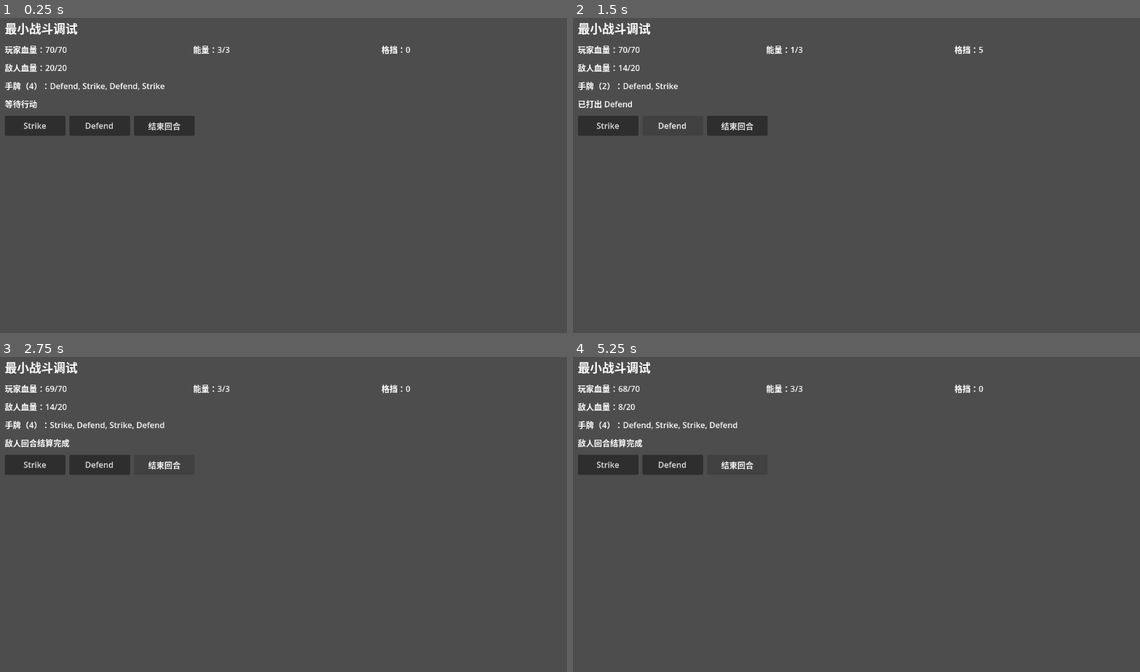
Above: before the commit, frames 1-4 (two rows, left to right).
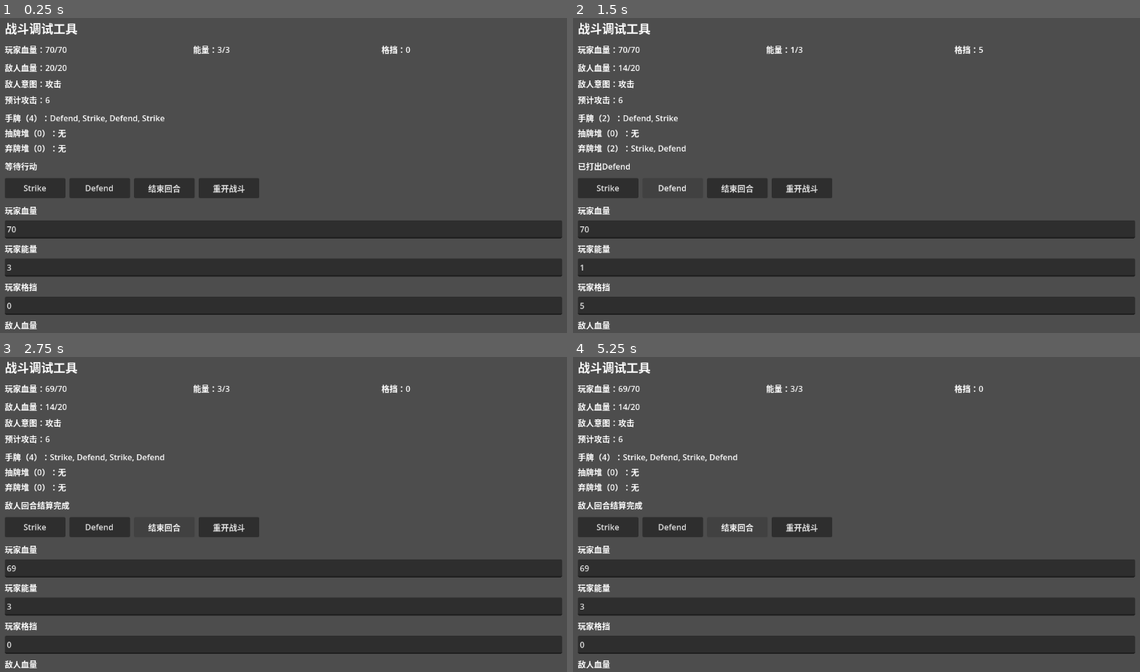
Above: after the commit, the same moments.

Repository: jxqxn/Godot-Game
Game: Godot game, scene res://scenes/stm/battle_debug_scene.tscn
The game is run twice, just before and just after one commit, with the same random seed, the same clock (stepped at 60 frames per second) and the same inputs.
Inputs (mouse positions are in pixels of both pictures, inside the frame that each line leads up to):
- Up to frame 1 (0.25 s): no input
- Up to frame 2 (1.5 s): click "Strike" at 0.5 s; click "Defend" at 1.25 s
- Up to frame 3 (2.75 s): click "结束回合" at 2 s
- Up to frame 4 (5.25 s): click (799, 527) at 2.75 s, where only the run after the commit has a clickable "重开战斗"; click "Strike" at 3.5 s; click "Defend" at 4.25 s; click "结束回合" at 5 s

The runs differ from the first frame. In frame 1, 23% of the frame differs, in the area x 0-100%, y 1-99%; in frame 2, 22%; in frame 3, 22%; in frame 4, 22%.

Commit message:
feat(debug): expand battle debug tool surface

Diff:
--- a/scripts/stm/debug/battle_debug_scene.gd
+++ b/scripts/stm/debug/battle_debug_scene.gd
@@ -17,11 +17,25 @@
 var energy_label: Label
 var block_label: Label
 var enemy_hp_label: Label
+var enemy_intent_label: Label
+var enemy_attack_label: Label
 var hand_label: Label
+var draw_pile_label: Label
+var discard_pile_label: Label
 var status_label: Label
 var strike_button: Button
 var defend_button: Button
 var end_turn_button: Button
+var player_hp_input: LineEdit
+var energy_input: LineEdit
+var block_input: LineEdit
+var enemy_hp_input: LineEdit
+var apply_values_button: Button
+var reset_button: Button
+var detailed_log_check_box: CheckBox
+var log_label: Label
+var simple_log_entries: Array[String] = []
+var detail_log_entries: Array[String] = []
 
 
 func _ready() -> void:
@@ -43,6 +57,8 @@
 	combat = bootstrap.create_combat(game_state, [enemy], "debug")
 	status_message = "等待行动"
 	combat.start(game_state)
+	_reset_log()
+	_append_log("战斗开始", "战斗开始：玩家抽取起始手牌，敌人 DummyEnemy 准备攻击。")
 	_refresh_display()
 
 
@@ -62,7 +78,7 @@
 
 	var title = Label.new()
 	title.name = "TitleLabel"
-	title.text = "最小战斗调试"
+	title.text = "战斗调试工具"
 	title.add_theme_font_size_override("font_size", 24)
 	layout.add_child(title)
 
@@ -85,10 +101,25 @@
 
 	enemy_hp_label = _new_label("EnemyHpLabel")
 	enemy_panel.add_child(enemy_hp_label)
+	enemy_intent_label = _new_label("EnemyIntentLabel")
+	enemy_panel.add_child(enemy_intent_label)
+	enemy_attack_label = _new_label("EnemyAttackLabel")
+	enemy_panel.add_child(enemy_attack_label)
+
+	var piles_panel = VBoxContainer.new()
+	piles_panel.name = "PilesPanel"
+	piles_panel.add_theme_constant_override("separation", 6)
+	layout.add_child(piles_panel)
 
 	hand_label = _new_label("HandLabel")
 	hand_label.autowrap_mode = TextServer.AUTOWRAP_WORD_SMART
-	layout.add_child(hand_label)
+	piles_panel.add_child(hand_label)
+	draw_pile_label = _new_label("DrawPileLabel")
+	draw_pile_label.autowrap_mode = TextServer.AUTOWRAP_WORD_SMART
+	piles_panel.add_child(draw_pile_label)
+	discard_pile_label = _new_label("DiscardPileLabel")
+	discard_pile_label.autowrap_mode = TextServer.AUTOWRAP_WORD_SMART
+	piles_panel.add_child(discard_pile_label)
 
 	status_label = _new_label("StatusLabel")
 	layout.add_child(status_label)
@@ -109,6 +140,46 @@
 	end_turn_button = _new_button("EndTurnButton", "结束回合")
 	end_turn_button.pressed.connect(_on_end_turn_pressed)
 	buttons.add_child(end_turn_button)
+
+	reset_button = _new_button("ResetButton", "重开战斗")
+	reset_button.pressed.connect(_on_reset_pressed)
+	buttons.add_child(reset_button)
+
+	var value_editor = VBoxContainer.new()
+	value_editor.name = "ValueEditor"
+	value_editor.add_theme_constant_override("separation", 8)
+	layout.add_child(value_editor)
+
+	value_editor.add_child(_new_label_with_text("PlayerHpInputLabel", "玩家血量"))
+	player_hp_input = _new_line_edit("PlayerHpInput")
+	value_editor.add_child(player_hp_input)
+	value_editor.add_child(_new_label_with_text("EnergyInputLabel", "玩家能量"))
+	energy_input = _new_line_edit("EnergyInput")
+	value_editor.add_child(energy_input)
+	value_editor.add_child(_new_label_with_text("BlockInputLabel", "玩家格挡"))
+	block_input = _new_line_edit("BlockInput")
+	value_editor.add_child(block_input)
+	value_editor.add_child(_new_label_with_text("EnemyHpInputLabel", "敌人血量"))
+	enemy_hp_input = _new_line_edit("EnemyHpInput")
+	value_editor.add_child(enemy_hp_input)
+	apply_values_button = _new_button("ApplyValuesButton", "应用数值")
+	apply_values_button.pressed.connect(_on_apply_values_pressed)
+	value_editor.add_child(apply_values_button)
+
+	var log_panel = VBoxContainer.new()
+	log_panel.name = "LogPanel"
+	log_panel.add_theme_constant_override("separation", 6)
+	layout.add_child(log_panel)
+
+	detailed_log_check_box = CheckBox.new()
+	detailed_log_check_box.name = "DetailedLogCheckBox"
+	detailed_log_check_box.text = "显示详细日志"
+	detailed_log_check_box.toggled.connect(_on_detailed_log_toggled)
+	log_panel.add_child(detailed_log_check_box)
+
+	log_label = _new_label("LogLabel")
+	log_label.autowrap_mode = TextServer.AUTOWRAP_WORD_SMART
+	log_panel.add_child(log_label)
 
 
 func _new_label(label_name: String) -> Label:
@@ -116,6 +187,20 @@
 	label.name = label_name
 	label.size_flags_horizontal = Control.SIZE_EXPAND_FILL
 	return label
+
+
+func _new_label_with_text(label_name: String, label_text: String) -> Label:
+	var label = _new_label(label_name)
+	label.text = label_text
+	return label
+
+
+func _new_line_edit(input_name: String) -> LineEdit:
+	var input = LineEdit.new()
+	input.name = input_name
+	input.custom_minimum_size = Vector2(120.0, 36.0)
+	input.size_flags_horizontal = Control.SIZE_EXPAND_FILL
+	return input
 
 
 func _new_button(button_name: String, button_text: String) -> Button:
@@ -137,21 +222,25 @@
 func _on_end_turn_pressed() -> void:
 	if game_state == null or combat == null:
 		status_message = "战斗尚未开始"
+		_append_log("结束回合失败", "结束回合失败：战斗尚未开始。")
 		_refresh_display()
 		return
 	var result = combat.end_turn(game_state)
 	status_message = _result_message(result, "敌人回合结算完成")
+	_append_log(status_message)
 	_refresh_display()
 
 
 func _play_first_card_named(card_name: String) -> void:
 	if game_state == null or combat == null:
 		status_message = "战斗尚未开始"
+		_append_log("出牌失败", "出牌失败：战斗尚未开始。")
 		_refresh_display()
 		return
 	var card = _find_card_by_name(card_name)
 	if card == null:
-		status_message = "手牌中没有 %s" % card_name
+		status_message = "手牌中没有%s" % card_name
+		_append_log(status_message)
 		_refresh_display()
 		return
 	var targets: Array = []
@@ -159,11 +248,13 @@
 		var target = _first_alive_enemy()
 		if target == null:
 			status_message = "没有可选敌人"
+			_append_log(status_message)
 			_refresh_display()
 			return
 		targets.append(target)
 	var result = combat.play_card(game_state, card, targets)
-	status_message = _result_message(result, "已打出 %s" % card_name)
+	status_message = _result_message(result, "已打出%s" % card_name)
+	_append_log(status_message)
 	_refresh_display()
 
 
@@ -176,8 +267,14 @@
 	energy_label.text = "能量：%d/%d" % [player.energy, player.max_energy]
 	block_label.text = "格挡：%d" % player.block
 	enemy_hp_label.text = _enemy_hp_text()
-	hand_label.text = _hand_text()
+	enemy_intent_label.text = _enemy_intent_text()
+	enemy_attack_label.text = _enemy_attack_text()
+	hand_label.text = _pile_text("手牌", "hand")
+	draw_pile_label.text = _pile_text("抽牌堆", "draw_pile")
+	discard_pile_label.text = _pile_text("弃牌堆", "discard_pile")
 	status_label.text = status_message
+	_sync_value_inputs()
+	_refresh_log()
 
 	strike_button.disabled = _find_card_by_name("Strike") == null or _first_alive_enemy() == null
 	defend_button.disabled = _find_card_by_name("Defend") == null
@@ -190,14 +287,48 @@
 	return "敌人血量：%d/%d" % [enemy.hp, enemy.max_hp]
 
 
-func _hand_text() -> String:
-	var hand = game_state.player.card_manager.get_pile("hand")
-	if hand.is_empty():
-		return "手牌（0）：无"
+func _enemy_intent_text() -> String:
+	if enemy == null:
+		return "敌人意图：无"
+	if "current_intention" in enemy:
+		var intention := str(enemy.current_intention)
+		if intention == "attack":
+			return "敌人意图：攻击"
+		return "敌人意图：%s" % intention
+	return "敌人意图：攻击"
+
+
+func _enemy_attack_text() -> String:
+	if enemy == null:
+		return "预计攻击：0"
+	if enemy.has_method("get_intended_damage"):
+		return "预计攻击：%d" % int(enemy.get_intended_damage())
+	if "intent_damage" in enemy:
+		return "预计攻击：%d" % int(enemy.intent_damage)
+	if "damage" in enemy:
+		return "预计攻击：%d" % int(enemy.damage)
+	return "预计攻击：6"
+
+
+func _pile_text(title: String, pile_name: String) -> String:
+	if game_state == null or game_state.player == null:
+		return "%s（0）：无" % title
+	var pile = game_state.player.card_manager.get_pile(pile_name)
+	if pile.is_empty():
+		return "%s（0）：无" % title
 	var names := PackedStringArray()
-	for card in hand:
+	for card in pile:
 		names.append(_card_display_name(card))
-	return "手牌（%d）：%s" % [hand.size(), ", ".join(names)]
+	return "%s（%d）：%s" % [title, pile.size(), ", ".join(names)]
+
+
+func _sync_value_inputs() -> void:
+	if game_state == null or game_state.player == null or enemy == null:
+		return
+	player_hp_input.text = str(game_state.player.hp)
+	energy_input.text = str(game_state.player.energy)
+	block_input.text = str(game_state.player.block)
+	enemy_hp_input.text = str(enemy.hp)
 
 
 func _card_display_name(card) -> String:
@@ -238,3 +369,36 @@
 			return "战斗结果：失败"
 		_:
 			return fallback
+
+
+func _reset_log() -> void:
+	simple_log_entries.clear()
+	detail_log_entries.clear()
+
+
+func _append_log(simple_text: String, detail_text: String = "") -> void:
+	simple_log_entries.append(simple_text)
+	if detail_text.is_empty():
+		detail_log_entries.append(simple_text)
+	else:
+		detail_log_entries.append(detail_text)
+
+
+func _refresh_log() -> void:
+	if log_label == null:
+		return
+	var entries := detail_log_entries if detailed_log_check_box != null and detailed_log_check_box.button_pressed else simple_log_entries
+	log_label.text = "\n".join(entries)
+
+
+func _on_detailed_log_toggled(_pressed: bool) -> void:
+	_refresh_log()
+
+
+func _on_reset_pressed() -> void:
+	start_debug_combat()
+
+
+func _on_apply_values_pressed() -> void:
+	status_message = "数值编辑尚未执行"
+	_refresh_display()
--- a/scripts/stm/tests/test_battle_debug_scene.gd
+++ b/scripts/stm/tests/test_battle_debug_scene.gd
@@ -15,12 +15,40 @@
 	assert_eq(_label_text(scene, "Layout/Metrics/EnergyLabel"), "能量：3/3")
 	assert_eq(_label_text(scene, "Layout/Metrics/BlockLabel"), "格挡：0")
 	assert_eq(_label_text(scene, "Layout/EnemyPanel/EnemyHpLabel"), "敌人血量：20/20")
-	assert_true(_label_text(scene, "Layout/HandLabel").contains("手牌（4）："))
-	assert_true(_label_text(scene, "Layout/HandLabel").contains("Strike"))
-	assert_true(_label_text(scene, "Layout/HandLabel").contains("Defend"))
+	assert_true(_label_text(scene, "Layout/PilesPanel/HandLabel").contains("手牌（4）："))
+	assert_true(_label_text(scene, "Layout/PilesPanel/HandLabel").contains("Strike"))
+	assert_true(_label_text(scene, "Layout/PilesPanel/HandLabel").contains("Defend"))
 	assert_not_null(scene.get_node_or_null("Layout/Buttons/StrikeButton"))
 	assert_not_null(scene.get_node_or_null("Layout/Buttons/DefendButton"))
 	assert_not_null(scene.get_node_or_null("Layout/Buttons/EndTurnButton"))
+
+
+func test_debug_scene_shows_planner_tool_surface() -> void:
+	# Given：策划打开固定测试战斗的调试工具。
+	var scene = _instantiate_debug_scene()
+	assert_not_null(scene)
+	if scene == null:
+		return
+	# When：场景完成初始化并刷新所有调试面板。
+	var title_text := _label_text(scene, "Layout/TitleLabel")
+	# Then：界面展示玩家状态、敌人意图、手牌、抽牌堆、弃牌堆、数值输入、重开按钮和详细日志开关。
+	assert_eq(title_text, "战斗调试工具")
+	assert_eq(_label_text(scene, "Layout/Metrics/PlayerHpLabel"), "玩家血量：70/70")
+	assert_eq(_label_text(scene, "Layout/Metrics/EnergyLabel"), "能量：3/3")
+	assert_eq(_label_text(scene, "Layout/Metrics/BlockLabel"), "格挡：0")
+	assert_eq(_label_text(scene, "Layout/EnemyPanel/EnemyHpLabel"), "敌人血量：20/20")
+	assert_eq(_label_text(scene, "Layout/EnemyPanel/EnemyIntentLabel"), "敌人意图：攻击")
+	assert_eq(_label_text(scene, "Layout/EnemyPanel/EnemyAttackLabel"), "预计攻击：6")
+	assert_true(_label_text(scene, "Layout/PilesPanel/HandLabel").contains("手牌（4）："))
+	assert_true(_label_text(scene, "Layout/PilesPanel/DrawPileLabel").contains("抽牌堆（0）："))
+	assert_true(_label_text(scene, "Layout/PilesPanel/DiscardPileLabel").contains("弃牌堆（0）："))
+	assert_eq(_line_edit_text(scene, "Layout/ValueEditor/PlayerHpInput"), "70")
+	assert_eq(_line_edit_text(scene, "Layout/ValueEditor/EnergyInput"), "3")
+	assert_eq(_line_edit_text(scene, "Layout/ValueEditor/BlockInput"), "0")
+	assert_eq(_line_edit_text(scene, "Layout/ValueEditor/EnemyHpInput"), "20")
+	assert_not_null(scene.get_node_or_null("Layout/Buttons/ResetButton"))
+	assert_false(_check_box_pressed(scene, "Layout/LogPanel/DetailedLogCheckBox"))
+	assert_true(_label_text(scene, "Layout/LogPanel/LogLabel").contains("战斗开始"))
 
 
 func test_strike_button_plays_strike_and_refreshes_display() -> void:
@@ -34,7 +62,7 @@
 	# Then：敌人受到 6 点伤害，玩家消耗 1 点能量，界面刷新到最新状态。
 	assert_eq(_label_text(scene, "Layout/EnemyPanel/EnemyHpLabel"), "敌人血量：14/20")
 	assert_eq(_label_text(scene, "Layout/Metrics/EnergyLabel"), "能量：2/3")
-	assert_true(_label_text(scene, "Layout/HandLabel").contains("手牌（3）："))
+	assert_true(_label_text(scene, "Layout/PilesPanel/HandLabel").contains("手牌（3）："))
 
 
 func test_defend_button_plays_defend_and_refreshes_display() -> void:
@@ -48,7 +76,7 @@
 	# Then：玩家获得 5 点格挡，消耗 1 点能量，界面刷新到最新状态。
 	assert_eq(_label_text(scene, "Layout/Metrics/BlockLabel"), "格挡：5")
 	assert_eq(_label_text(scene, "Layout/Metrics/EnergyLabel"), "能量：2/3")
-	assert_true(_label_text(scene, "Layout/HandLabel").contains("手牌（3）："))
+	assert_true(_label_text(scene, "Layout/PilesPanel/HandLabel").contains("手牌（3）："))
 
 
 func test_end_turn_button_starts_next_player_turn_and_reenables_card_buttons() -> void:
@@ -64,7 +92,7 @@
 	assert_eq(_label_text(scene, "Layout/Metrics/PlayerHpLabel"), "玩家血量：69/70")
 	assert_eq(_label_text(scene, "Layout/Metrics/BlockLabel"), "格挡：0")
 	assert_eq(_label_text(scene, "Layout/Metrics/EnergyLabel"), "能量：3/3")
-	assert_true(_label_text(scene, "Layout/HandLabel").contains("手牌（"))
+	assert_true(_label_text(scene, "Layout/PilesPanel/HandLabel").contains("手牌（4）："))
 	assert_false(_button_disabled(scene, "Layout/Buttons/StrikeButton"))
 	assert_false(_button_disabled(scene, "Layout/Buttons/DefendButton"))
 
@@ -87,6 +115,37 @@
 	return str(label.text)
 
 
+func _line_edit_text(scene: Node, node_path: String) -> String:
+	var input = scene.get_node_or_null(node_path)
+	if input == null:
+		return ""
+	return str(input.text)
+
+
+func _set_line_edit_text(scene: Node, node_path: String, value: String) -> void:
+	var input = scene.get_node_or_null(node_path)
+	assert_not_null(input)
+	if input == null:
+		return
+	input.text = value
+
+
+func _check_box_pressed(scene: Node, node_path: String) -> bool:
+	var check_box = scene.get_node_or_null(node_path)
+	if check_box == null:
+		return false
+	return check_box.button_pressed
+
+
+func _set_check_box_pressed(scene: Node, node_path: String, pressed: bool) -> void:
+	var check_box = scene.get_node_or_null(node_path)
+	assert_not_null(check_box)
+	if check_box == null:
+		return
+	check_box.button_pressed = pressed
+	check_box.emit_signal("toggled", pressed)
+
+
 func _press_button(scene: Node, node_path: String) -> void:
 	var button = scene.get_node_or_null(node_path)
 	assert_not_null(button)
